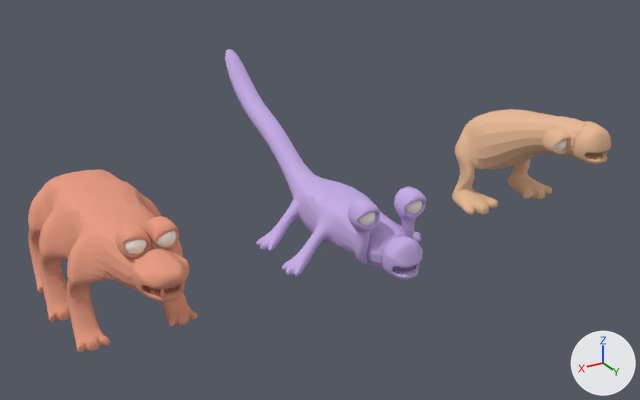
The Blender file models/ExportedAnimal_1.blend as it was, and as the next commit left it.
The view is the same before and after, from a 50 mm camera at (44.7, 47.0, 25.1) aimed at (15.7, -1.3, 1.0). Arrows for +X, +Y and +Z are at lower right; the lights stay in place.

The first picture shows 'ExportedAnimal_1', 'ExportedAnimal_1.003', 'ExportedAnimal_1.004', 'ExportedAnimal_1.005', 'ExportedAnimal_1.006', 'ExportedAnimal_2', 'ExportedAnimal_3'.
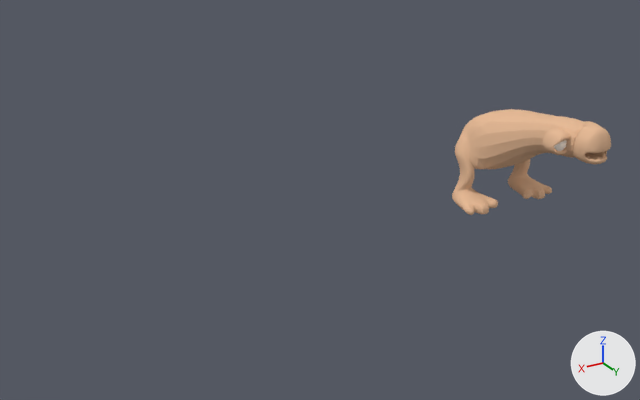
What the commit changed:
Object 'ExportedAnimal_3' (ob_exportedanimal_3) is deleted.
Object 'ExportedAnimal_2' (ob_exportedanimal_2) is deleted.
Object 'ExportedAnimal_1.003' (ob_exportedanimal_1_003) is deleted.
Object 'ExportedAnimal_1.004' (ob_exportedanimal_1_004) is deleted.
Object 'ExportedAnimal_1.005' (ob_exportedanimal_1_005) is deleted.
Object 'ExportedAnimal_1.006' (ob_exportedanimal_1_006) is deleted.

Pixel boxes [x1, y1, x2, y2] of what changed, in the pictures (640 x 400 px):
'ExportedAnimal_3', deleted (beige)
    before: [28, 169, 198, 352]
'ExportedAnimal_2', deleted (purple)
    before: [225, 49, 427, 280]
'ExportedAnimal_1.006', deleted
    before: [125, 240, 147, 254]
'ExportedAnimal_1.005', deleted
    before: [155, 231, 176, 247]
'ExportedAnimal_1.003', deleted
    before: [405, 201, 422, 213]
'ExportedAnimal_1.004', deleted
    before: [358, 212, 375, 225]
